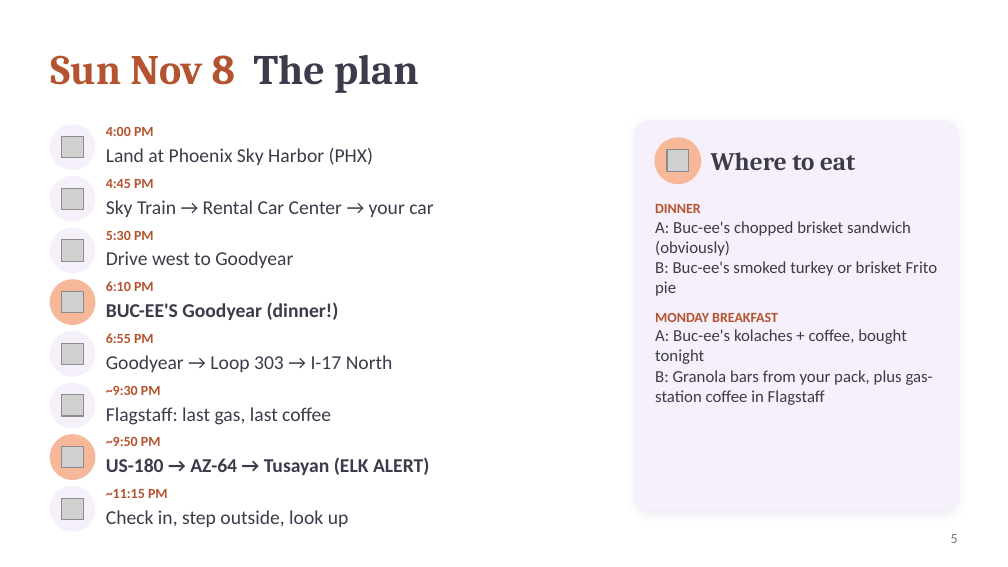
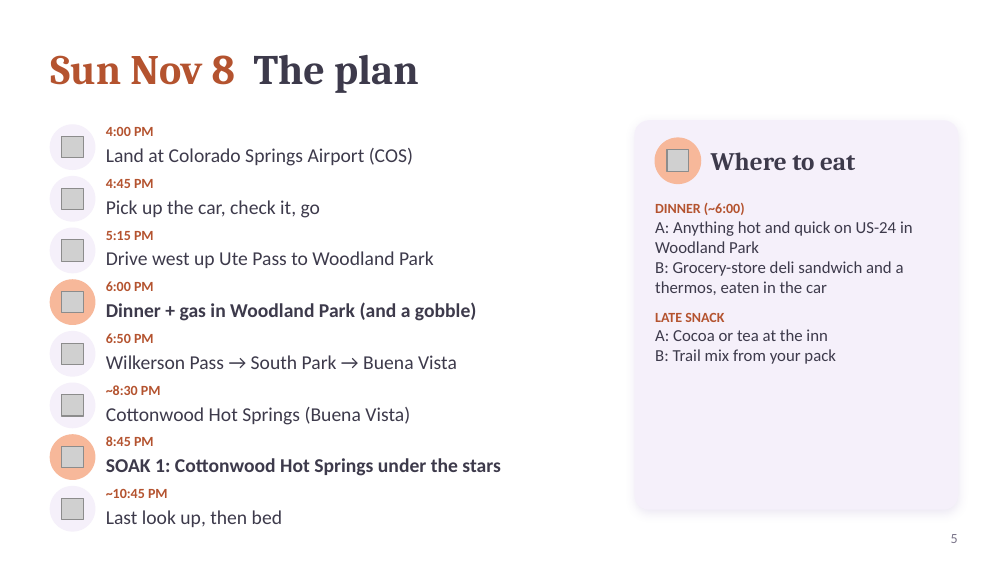
Before and after one commit to kohl-crypto/desert-to-divide, a slide deck: slide 5 of Desert-to-Divide-Tour-Guide.pptx. Drawn at 1008x567 pixels with LibreOffice and Linux fonts; fonts in the diff are those of the drawing; grey boxes stand for pictures. Boxes give left, top, right and bottom in pixels: in the first picture for what was removed or moved away, otherwise in the second. Text is boxed around its words. In the diff, an @@ line names an element or a change of style, - is before the commit and + after.

```diff
--- a/Desert-to-Divide-Tour-Guide.pptx
+++ b/Desert-to-Divide-Tour-Guide.pptx
@@ text at [106,148,413,166]: text changed @@
-Land at Phoenix Sky Harbor (PHX)
+Land at Colorado Springs Airport (COS)
@@ text at [106,200,320,218]: text changed @@
-Sky Train → Rental Car Center → your car
+Pick up the car, check it, go
@@ text at [655,203,913,364]: text changed @@
-DINNER
-A: Buc-ee's chopped brisket sandwich (obviously)
-B: Buc-ee's smoked turkey or brisket Frito pie
-MONDAY BREAKFAST
-A: Buc-ee's kolaches + coffee, bought tonight
-B: Granola bars from your pack, plus gas-station coffee in Flagstaff
+DINNER (~6:00)
+A: Anything hot and quick on US-24 in Woodland Park
+B: Grocery-store deli sandwich and a thermos, eaten in the car
+LATE SNACK
+A: Cocoa or tea at the inn
+B: Trail mix from your pack
@@ text at [106,231,154,240]: text changed @@
-5:30 PM
+5:15 PM
@@ text at [106,251,434,268]: text changed @@
-Drive west to Goodyear
+Drive west up Ute Pass to Woodland Park
@@ text at [106,281,154,291]: text changed @@
-6:10 PM
+6:00 PM
@@ text at [106,302,477,321]: text changed @@
-BUC-EE'S Goodyear (dinner!)
+Dinner + gas in Woodland Park (and a gobble)
@@ text at [106,333,154,343]: text changed @@
-6:55 PM
+6:50 PM
@@ text at [106,355,457,369]: text changed @@
-Goodyear → Loop 303 → I-17 North
+Wilkerson Pass → South Park → Buena Vista
@@ text at [106,385,161,395]: text changed @@
-~9:30 PM
+~8:30 PM
@@ text at [106,407,410,425]: text changed @@
-Flagstaff: last gas, last coffee
+Cottonwood Hot Springs (Buena Vista)
@@ text at [106,436,154,446]: text changed @@
-~9:50 PM
+8:45 PM
@@ text at [106,458,501,476]: text changed @@
-US-180 → AZ-64 → Tusayan (ELK ALERT)
+SOAK 1: Cottonwood Hot Springs under the stars
@@ text at [106,489,168,498]: text changed @@
-~11:15 PM
+~10:45 PM
@@ text at [106,510,282,527]: text changed @@
-Check in, step outside, look up
+Last look up, then bed
```
Also in this commit, not shown: 16 other slides changed, 25 other files.
